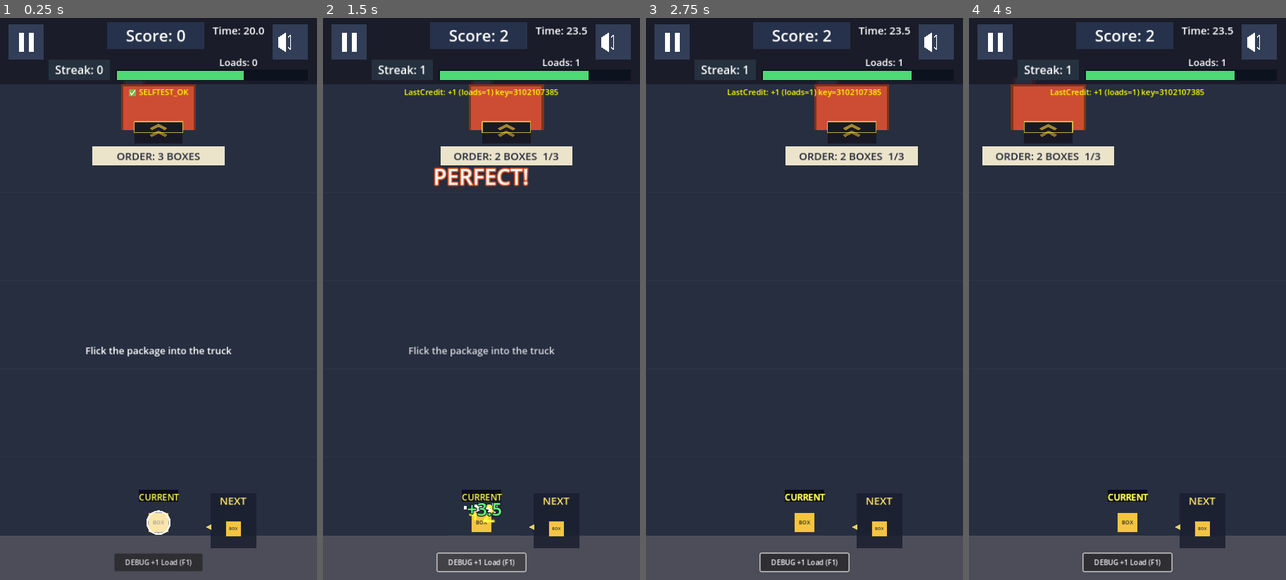
Above: before the commit, frames 1-4 (left to right).
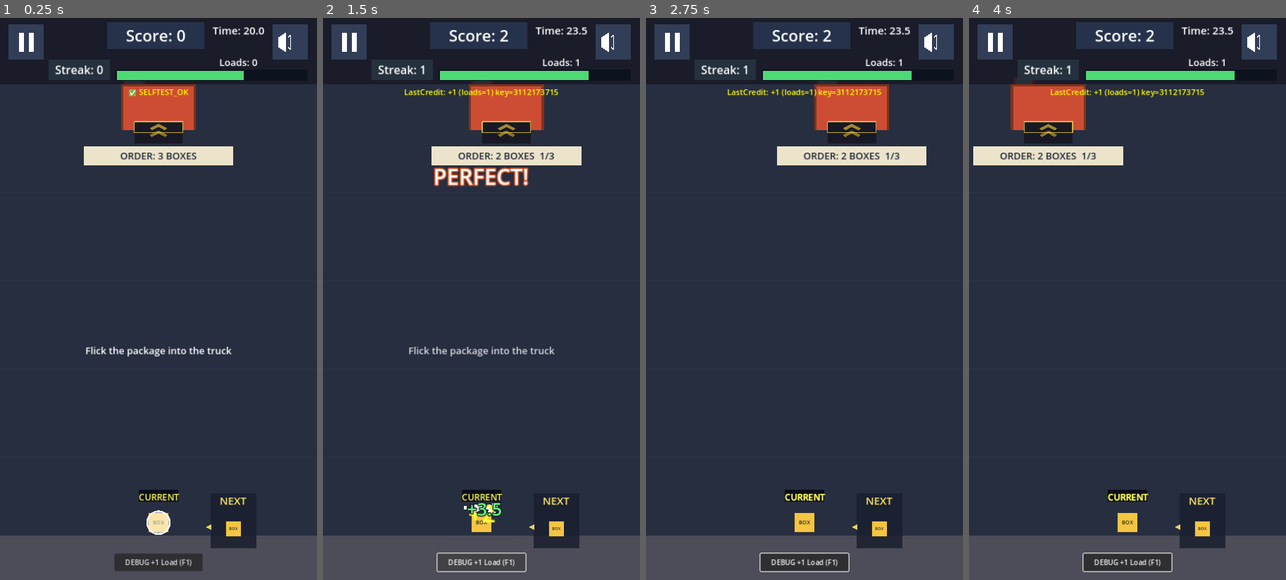
Above: after the commit, the same moments.

Repository: shaharFranses/flick-freight
Game: Godot game, scene res://scenes/main.tscn
Same seed, same stepped clock (60 frames per second), same inputs: the game is played once before the commit and once after it.
Inputs (mouse positions are in pixels of both pictures, inside the frame that each line leads up to):
- Up to frame 1 (0.25 s): no input
- Up to frame 2 (1.5 s): move the mouse to (551, 270) at 0.52 s; click (551, 270) at 0.67 s; tap Space (ui_select) at 0.77 s; click "DEBUG +1 Load (F1)" at 1.25 s
- Up to frame 3 (2.75 s): drag from (741, 327) to (877, 130) at 2.02 s
- Up to frame 4 (4 s): move the mouse to (1159, 175) at 2.77 s; click (1159, 175) at 2.92 s; drag from (1111, 411) to (1032, 214) at 3.52 s

The runs differ from the first frame. In frame 1, 0.4% of the frame differs, in the area x 26-74%, y 22-27%; in frame 2, 0.6%; in frame 3, 0.5%; in frame 4, 0.6%, in the area x 1-73%, y 12-27%.

Commit message:
r5: streak label keeps xN, wider ticket, retry timing logs

Diff:
--- a/scripts/game_manager.gd
+++ b/scripts/game_manager.gd
@@ -886,6 +886,7 @@
 
 	# Spawn new package
 	spawn_package()
+	print("RUN RESTART ready (ms=%d)" % Time.get_ticks_msec())
 
 	# Reset truck bay to center and resume processing
 	var truck_bay = get_tree().root.get_node_or_null("Main/World/TruckBay")
--- a/scripts/ui_manager.gd
+++ b/scripts/ui_manager.gd
@@ -164,7 +164,8 @@
 
 func _on_streak_changed(streak: int):
 	# Always show streak label
-	streak_label.text = "Streak: %d" % streak
+	var m = game_manager.multiplier()
+	streak_label.text = ("Streak %d  x%d" % [streak, m]) if m > 1 else ("Streak: %d" % streak)
 	streak_label.show()
 
 func _on_pause_pressed():
@@ -232,6 +233,7 @@
 	if retry_button.disabled:
 		return
 	retry_button.disabled = true
+	print("RETRY pressed (ms=%d)" % Time.get_ticks_msec())
 
 	# A: Clear visibility pause state on retry
 	was_paused_before_hide = false
@@ -671,8 +673,8 @@
 		return
 	ticket_panel = ColorRect.new()
 	ticket_panel.name = "OrderTicket"
-	ticket_panel.position = Vector2(-150, 86)
-	ticket_panel.size = Vector2(300, 44)
+	ticket_panel.position = Vector2(-170, 86)
+	ticket_panel.size = Vector2(340, 44)
 	ticket_panel.color = Color(0.96, 0.93, 0.82, 0.95)
 	ticket_panel.mouse_filter = Control.MOUSE_FILTER_IGNORE
 	bay.add_child(ticket_panel)
@@ -680,7 +682,7 @@
 	ticket_label.size = ticket_panel.size
 	ticket_label.horizontal_alignment = HORIZONTAL_ALIGNMENT_CENTER
 	ticket_label.vertical_alignment = VERTICAL_ALIGNMENT_CENTER
-	ticket_label.add_theme_font_size_override("font_size", 24)
+	ticket_label.add_theme_font_size_override("font_size", 22)
 	ticket_label.add_theme_color_override("font_color", Color(0.12, 0.14, 0.22))
 	ticket_label.mouse_filter = Control.MOUSE_FILTER_IGNORE
 	ticket_panel.add_child(ticket_label)
@@ -820,8 +822,8 @@
 	st.add_theme_color_override("font_outline_color", Color(1, 1, 1))
 	st.add_theme_constant_override("outline_size", 6)
 	st.horizontal_alignment = HORIZONTAL_ALIGNMENT_CENTER
-	st.size = Vector2(300, 44)
-	st.pivot_offset = Vector2(150, 22)
+	st.size = Vector2(340, 44)
+	st.pivot_offset = Vector2(170, 22)
 	st.position = ticket_panel.position
 	st.rotation_degrees = -8
 	st.scale = Vector2(2.2, 2.2)
